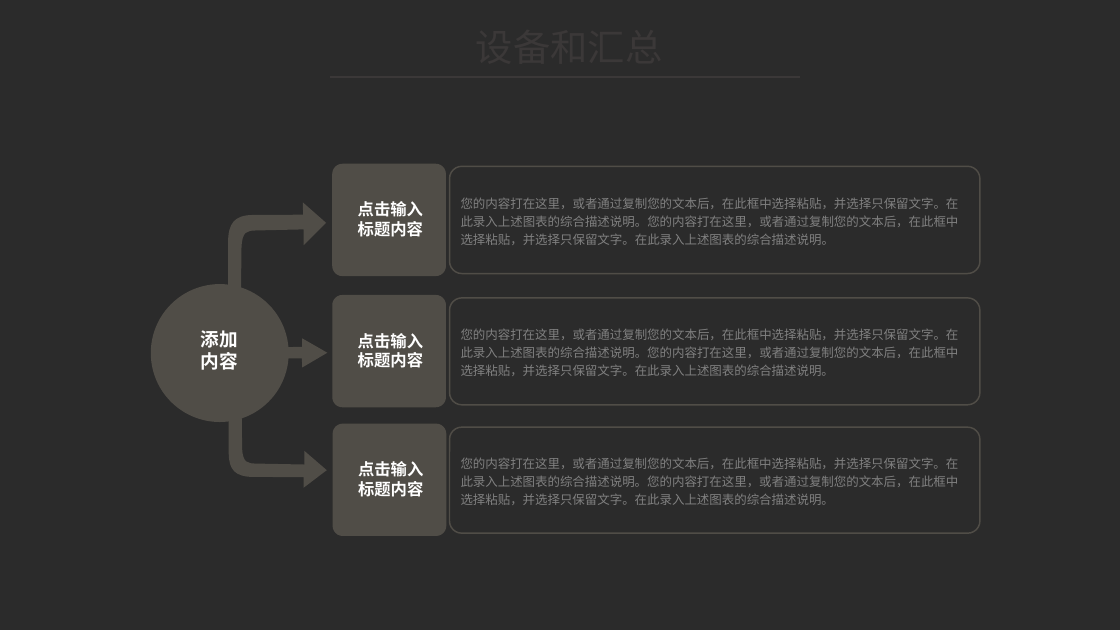
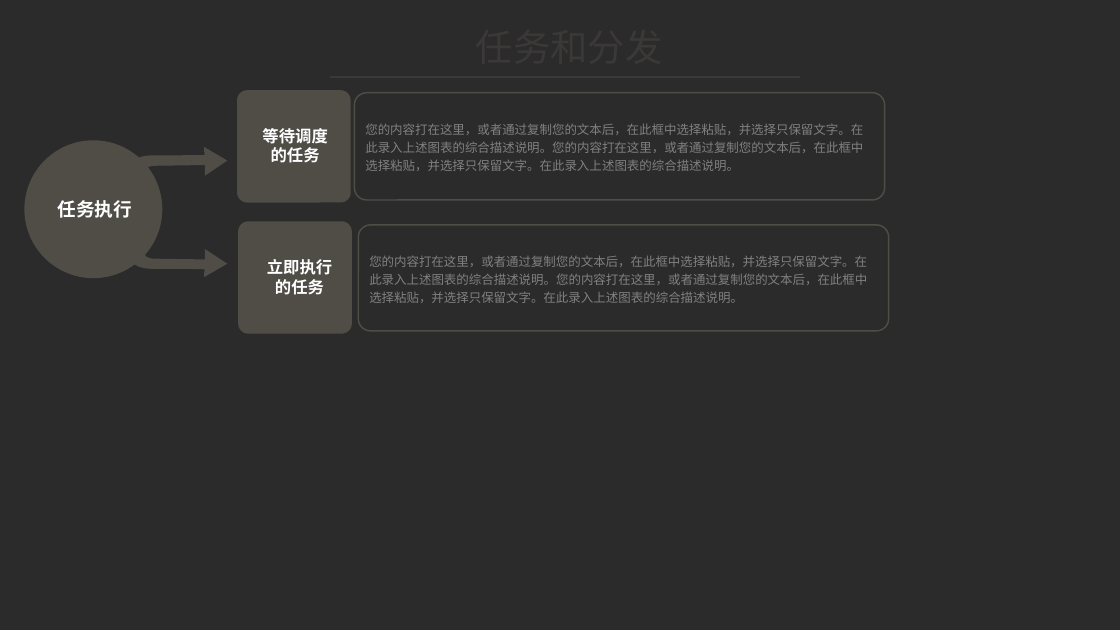
Before and after one commit to xuecat/IngestTask, a slide deck: slide 5 of ingesttask.pptx. Drawn at 1120x630 pixels with LibreOffice and Linux fonts; fonts in the diff are those of the drawing; background and template pictures are left out; a plain dark background stands for a picture behind light text. Boxes give left, top, right and bottom in pixels: in the first picture for what was removed or moved away, otherwise in the second. Text is boxed around its words. In the diff, an @@ line names an element or a change of style, - is before the commit and + after.

```diff
--- a/ingesttask.pptx
+++ b/ingesttask.pptx
@@ text at (x1=315, y1=20, x2=824, y2=74): text changed @@
-设备和汇总
+任务和分发
@@ rounded rectangle moved from (x1=332, y1=164, x2=445, y2=276) to (x1=237, y1=90, x2=350, y2=202) @@
@@ rounded rectangle "您的内容打在这里，或者通过复制您的文本后，在此框中选择粘贴，并选择只保留文字。在此录入上述图表的综合描述说明。您的内容打 ..." moved from (x1=450, y1=166, x2=980, y2=274) to (x1=355, y1=92, x2=885, y2=200) @@
@@ ellipse moved from (x1=150, y1=284, x2=288, y2=422) to (x1=24, y1=140, x2=162, y2=278) @@
@@ freeform shape resized from (x1=229, y1=202, x2=327, y2=360) to (x1=129, y1=147, x2=228, y2=253) @@
@@ text added at (x1=262, y1=128, x2=327, y2=163), 14 pt, text #FFFFFF, bold @@
+等待调度的任务
@@ freeform shape resized from (x1=229, y1=351, x2=327, y2=487) to (x1=129, y1=174, x2=228, y2=277) @@
@@ text added at (x1=58, y1=200, x2=132, y2=218), 16 pt, text #FFFFFF, bold @@
+任务执行
@@ text removed at (x1=358, y1=201, x2=423, y2=237) @@
-点击输入标题内容
@@ rounded rectangle moved from (x1=333, y1=423, x2=446, y2=536) to (x1=238, y1=221, x2=351, y2=334) @@
@@ rounded rectangle "您的内容打在这里，或者通过复制您的文本后，在此框中选择粘贴，并选择只保留文字。在此录入上述图表的综合描述说明。您的内容打 ..." moved from (x1=450, y1=428, x2=980, y2=534) to (x1=359, y1=225, x2=889, y2=331) @@
@@ text added at (x1=267, y1=259, x2=332, y2=295), 14 pt, text #FFFFFF, bold @@
+立即执行的任务
@@ rounded rectangle removed at (x1=333, y1=295, x2=446, y2=408) @@
@@ rounded rectangle removed at (x1=450, y1=298, x2=980, y2=405) @@
-您的内容打在这里，或者通过复制您的文本后，在此框中选择粘贴，并选择只保留文字。在此录入上述图表的综合描述说明。您的内容打在这里，或者通过复制您的文本后，在此框中选择粘贴，并选择只保留文字。在此录入上述图表的综合描述说明。
@@ text removed at (x1=201, y1=330, x2=238, y2=370) @@
-添加
-内容
@@ freeform shape removed at (x1=211, y1=339, x2=328, y2=368) @@
@@ text removed at (x1=358, y1=333, x2=423, y2=368) @@
-点击输入标题内容
@@ text removed at (x1=358, y1=461, x2=423, y2=497) @@
-点击输入标题内容
```
Also in this commit, not shown: 5 other slides changed, 1 slide added, 1 slide removed.
